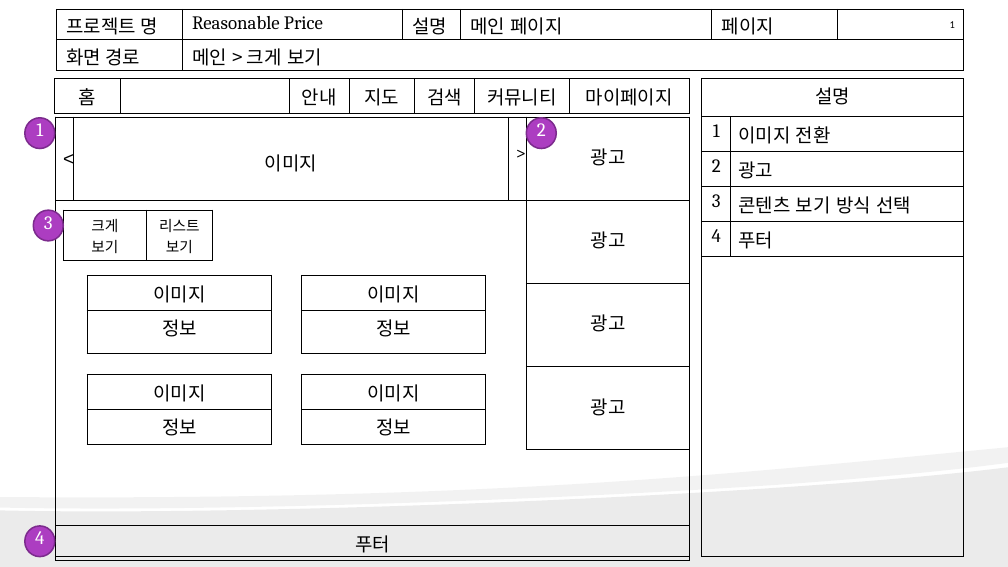
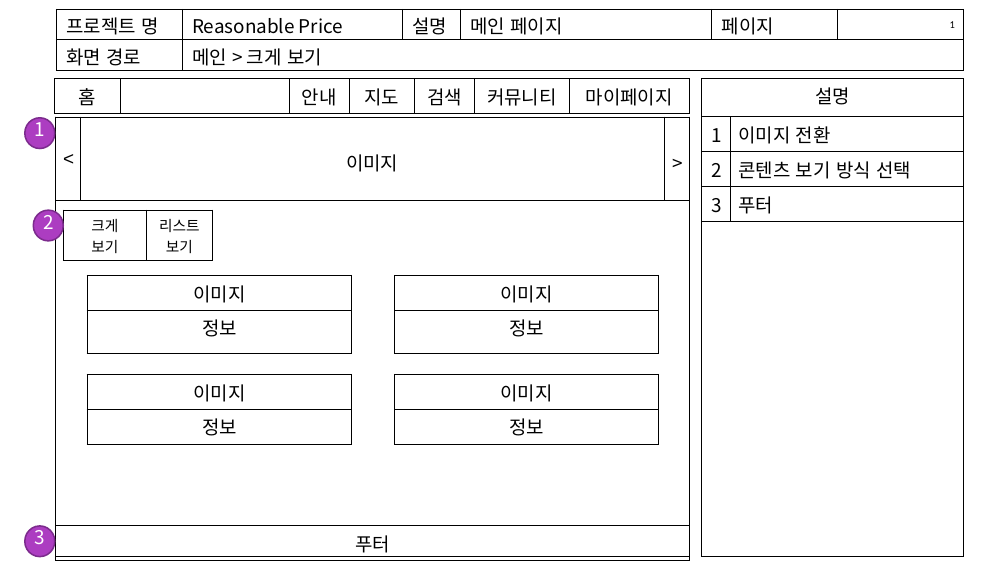
Before and after one commit to kjayvam/HTML, a slide deck: slide 3 of project/ppt/김영민_화면설계.pptx. Drawn at 1008x567 pixels with LibreOffice and Linux fonts; fonts in the diff are those of the drawing. Boxes give left, top, right and bottom in pixels: in the first picture for what was removed or moved away, otherwise in the second. Text is boxed around its words. In the diff, an @@ line names an element or a change of style, - is before the commit and + after.

```diff
--- a/project/ppt/김영민_화면설계.pptx
+++ b/project/ppt/김영민_화면설계.pptx
@@ table at bbox=[56, 9, 963, 70] @@
@@ font Cambria to Noto Sans CJK KR in "Reasonable Price" @@
@@ table at bbox=[54, 79, 689, 176] @@
@@ font Cambria to Noto Sans CJK KR in "지도", "검색", "커뮤니티", "마이페이지" @@
@@ freeform shape "1" at bbox=[25, 118, 55, 149]: font Cambria to Noto Sans CJK KR @@
@@ table at bbox=[55, 117, 690, 200] @@
@@ font Cambria to Noto Sans CJK KR in ">" @@
@@ table: place and size @@
-table at bbox=[55, 117, 526, 200]
+table at bbox=[55, 117, 690, 200]
@@ table removed at bbox=[526, 117, 690, 450], 4 rows, 1 columns @@
-광고
-광고
-광고
-광고
@@ freeform shape removed at bbox=[526, 118, 557, 149] @@
-2
@@ freeform shape removed at bbox=[526, 118, 557, 149] @@
@@ table at bbox=[702, 116, 963, 218] @@
-row 2: 2 | 광고
-row 3: 3 | 콘텐츠 보기 방식 선택
-row 4: 4 | 푸터
+row 2: 2 | 콘텐츠 보기 방식 선택
+row 3: 3 | 푸터
@@ text in freeform shape at bbox=[43, 209, 53, 229]: text changed; font Cambria to Noto Sans CJK KR @@
-3
+2
@@ table at bbox=[87, 275, 658, 358] @@
@@ font Cambria to Noto Sans CJK KR @@
@@ table: place and size @@
-table at bbox=[87, 275, 485, 358]
+table at bbox=[87, 275, 658, 358]
@@ table at bbox=[87, 374, 658, 457] @@
@@ font Cambria to Noto Sans CJK KR @@
@@ table: place and size @@
-table at bbox=[87, 374, 485, 457]
+table at bbox=[87, 374, 658, 457]
@@ freeform shape removed at bbox=[0, 447, 1008, 567] @@
@@ freeform shape removed at bbox=[0, 468, 1008, 567] @@
@@ text in freeform shape at bbox=[35, 525, 45, 544]: text changed; font Cambria to Noto Sans CJK KR @@
-4
+3
@@ table at bbox=[55, 526, 690, 561] @@
@@ font Cambria to Noto Sans CJK KR @@
```
Also in this commit, not shown: 28 other slides changed, 11 other files.
